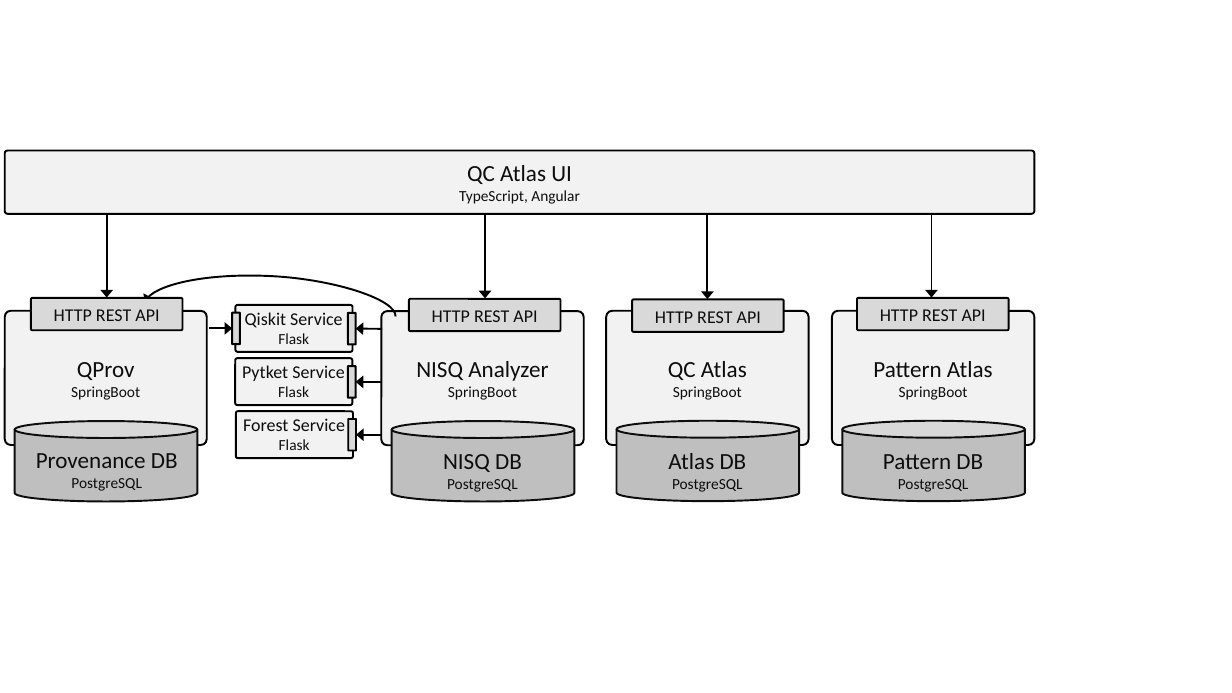
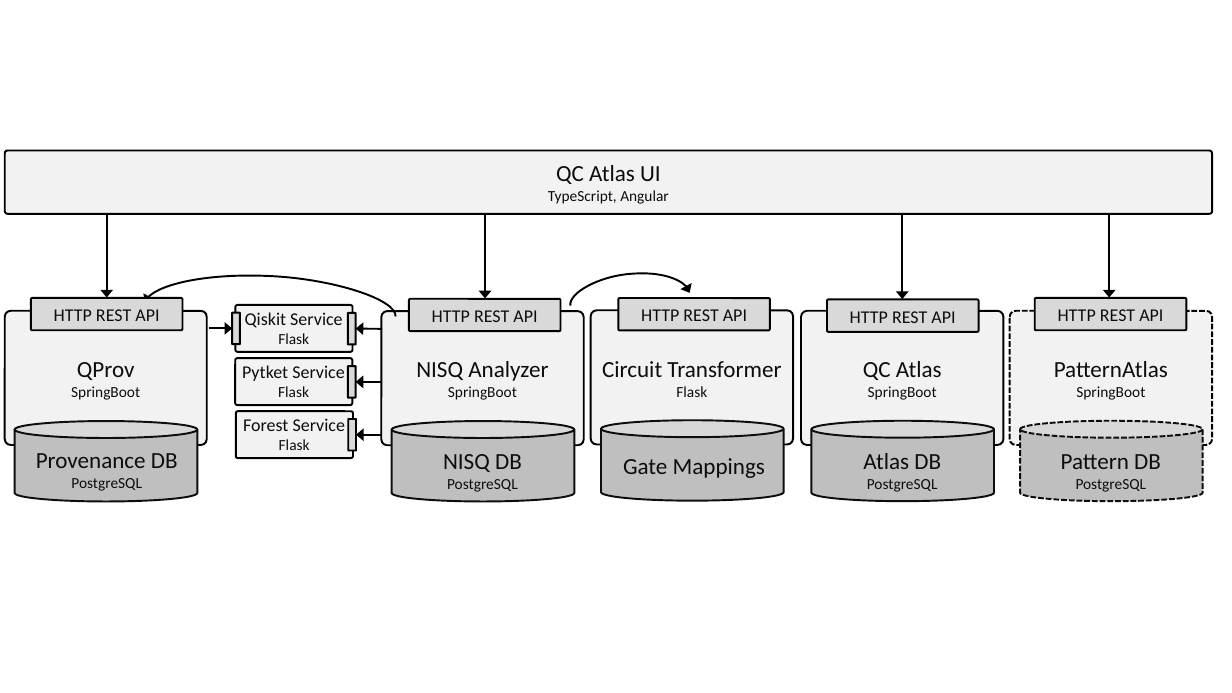
Before and after one commit to UST-QuAntiL/quantil-docs, a slide deck: slide 1 of docs/images/components.pptx. Drawn at 1232x693 pixels with LibreOffice and Linux fonts; fonts in the diff are those of the drawing. Boxes give left, top, right and bottom in pixels: in the first picture for what was removed or moved away, otherwise in the second. Text is boxed around its words. In the diff, an @@ line names an element or a change of style, - is before the commit and + after.

```diff
--- a/docs/images/components.pptx
+++ b/docs/images/components.pptx
@@ rounded rectangle: place and size @@
-rounded rectangle at box(5, 151, 1034, 214)
+rounded rectangle at box(5, 151, 1213, 214)
@@ rounded rectangle "QC Atlas UI": place and size @@
-rounded rectangle "QC Atlas UI" at box(103, 152, 937, 213)
+rounded rectangle "QC Atlas UI" at box(119, 152, 1098, 213)
@@ curved arrow added from (571, 311) to (691, 299), #000000 1.5 pt @@
@@ rounded rectangle added at box(618, 299, 770, 331), fill #D9D9D9, outline #000000 1.5 pt @@
@@ rounded rectangle added at box(620, 298, 768, 332), 14 pt, text #0D0D0D @@
+HTTP REST API
@@ rounded rectangle added at box(591, 311, 793, 445), fill #F2F2F2, outline #000000 1.5 pt @@
@@ 4 rounded rectangles, 1 text, 1 cylinder, 1 arrow: place and size @@
-4 rounded rectangles, 1 text, 1 cylinder, 1 arrow at box(606, 215, 809, 501)
+4 rounded rectangles, 1 text, 1 cylinder, 1 arrow at box(801, 215, 1004, 501)
@@ rounded rectangle at box(1010, 311, 1213, 445): outline #000000 1.5 pt to #000000 1.5 pt dashed @@
@@ 3 rounded rectangles, 1 text: place and size @@
-3 rounded rectangles, 1 text at box(832, 298, 1034, 501)
+3 rounded rectangles, 1 text at box(1010, 298, 1213, 501)
@@ text added at box(602, 361, 781, 397), 18 pt, text #0D0D0D @@
+Circuit Transformer
+Flask
@@ text at box(1054, 361, 1168, 377): spaces changed @@
-Pattern Atlas
+PatternAtlas
@@ cylinder added at box(602, 421, 785, 501), fill #BFBFBF, outline #0D0D0D 1.5 pt @@
@@ 1 rounded rectangle, 1 arrow, 1 cylinder: place and size @@
-1 rounded rectangle, 1 arrow, 1 cylinder at box(843, 214, 1026, 501)
+1 rounded rectangle, 1 arrow, 1 cylinder at box(1020, 214, 1203, 501)
@@ cylinder at box(1020, 421, 1203, 501): outline #0D0D0D 1.5 pt to #0D0D0D 1.5 pt dashed @@
@@ text added at box(623, 458, 765, 478), 18 pt, text #0D0D0D @@
+Gate Mappings
```
Also in this commit, not shown: 38 other files.
